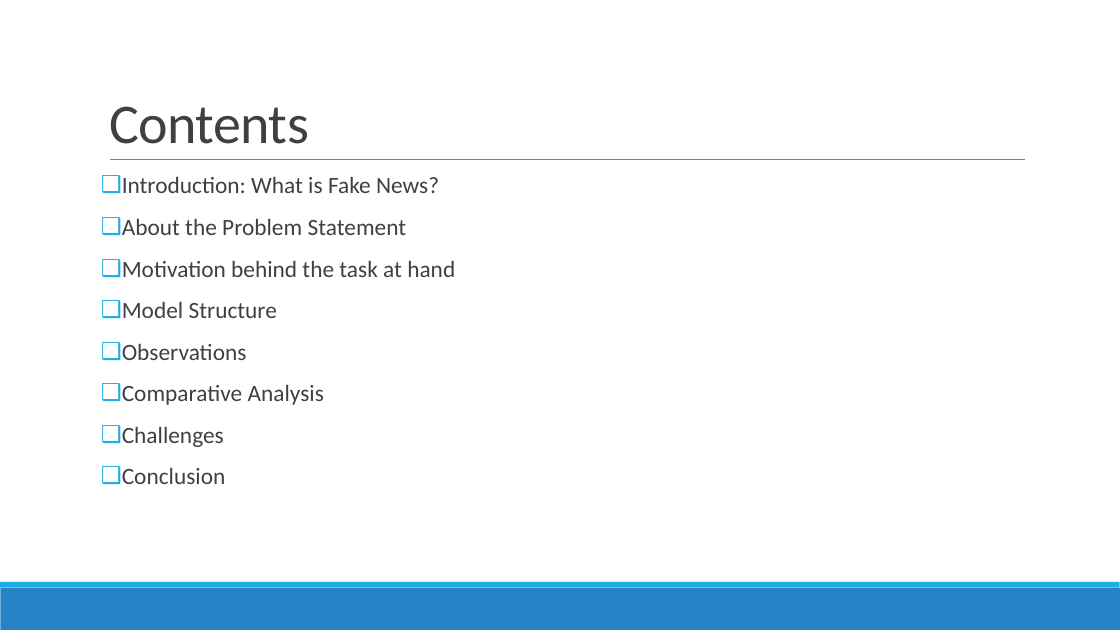
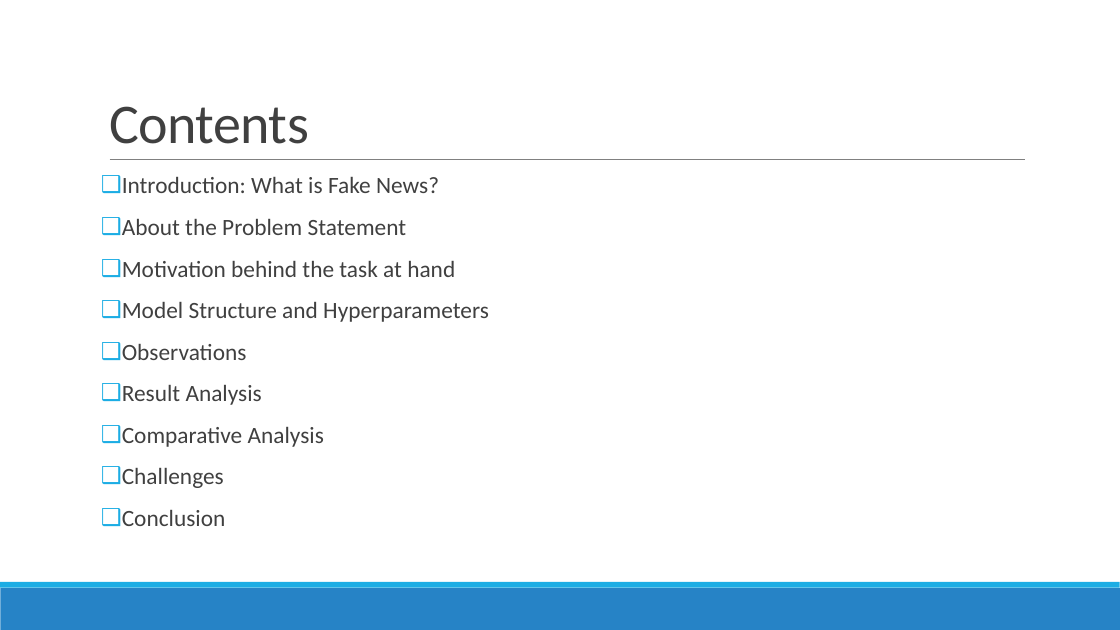
Before and after one commit to amansh45/fnc, a slide deck: slide 2 of SMAIPro.pptx. Drawn at 1120x630 pixels with LibreOffice and Linux fonts; fonts in the diff are those of the drawing. Boxes give left, top, right and bottom in pixels: in the first picture for what was removed or moved away, otherwise in the second. Text is boxed around its words. In the diff, an @@ line names an element or a change of style, - is before the commit and + after.

Commit message:
Final Presentation

```diff
--- a/SMAIPro.pptx
+++ b/SMAIPro.pptx
@@ text at (122, 302, 489, 322): text changed @@
-❑ Model Structure
+❑ Model Structure and Hyperparameters
@@ text at (122, 385, 262, 405): paragraph added @@
+❑ Result Analysis
```
Also in this commit, not shown: 1 other slide changed, 13 slides added, 4 slides removed.
